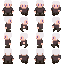
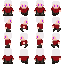
Layers edited between the first and the second (64, 64) image:
renamed "Layer 1 copy 6" to "Layer 1 copy 7", painted on it over [2, 4, 61, 64]
